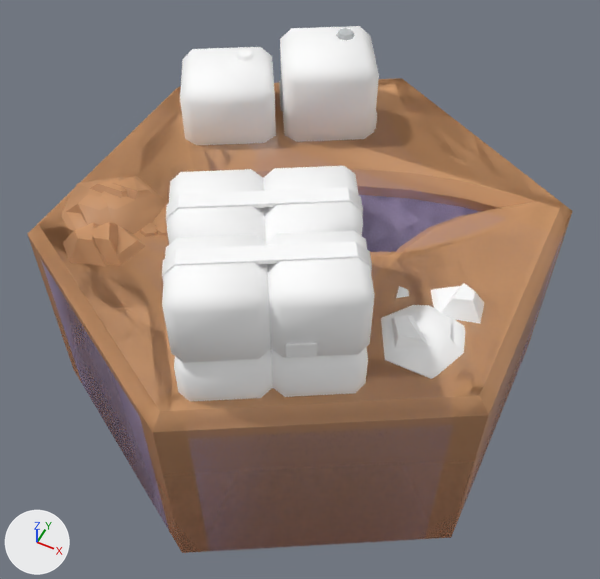
What one commit did to the FBX model Assets/Resources/Blender/hex/hex.fbx_CrystalTerra.fbx.
Rendered twice from a 50 mm camera at (1.13, -2.3, 3.39) aimed at (0.04, -0.11, 0.65). The axes (+X, +Y, +Z) are drawn at lower left. The lights are the same throughout. The older version comes first. Where no turn or scale is listed for an object, it has been applied to the vertices. Vertices at exactly the same position are counted once.

Script lines for the objects in view, before the commit:
```python
ob_alta_halfcrystalterra = bpy.data.objects.new('altA_halfCrystalTerra', me_hex_river_f_004)
ob_alta_halfcrystalterra.location = (0.0, 0.0, 0.0)
ob_alta_morecrystalterra = bpy.data.objects.new('altA_moreCrystalTerra', me_hex_river_h_005)
ob_alta_morecrystalterra.location = (0.0, 0.0, 0.0)
ob_alta_moreterracrystal = bpy.data.objects.new('altA_moreTerraCrystal', me_hex_river_b_004)
ob_alta_moreterracrystal.location = (0.0, 0.0, 0.0)
ob_altb_halfcrystalterra = bpy.data.objects.new('altB_halfCrystalTerra', me_cylinder_033)
ob_altb_halfcrystalterra.location = (0.0, 0.0, 0.0)
ob_altb_morecrystalterra = bpy.data.objects.new('altB_moreCrystalTerra', me_hex_river_i_005)
ob_altb_morecrystalterra.location = (0.0, 0.0, 0.0)
ob_altb_moreterracrystal = bpy.data.objects.new('altB_moreTerraCrystal', me_hex_river_a_curvy_004)
ob_altb_moreterracrystal.location = (0.0, 0.0, 0.0)
ob_altc_halfcrystalterra = bpy.data.objects.new('altC_halfCrystalTerra', me_hex_river_d_004)
ob_altc_halfcrystalterra.location = (0.0, 0.0, 0.0)
ob_halfcrystalterra = bpy.data.objects.new('halfCrystalTerra', me_hex_river_g_004)
ob_halfcrystalterra.location = (0.0, 0.0, 0.0)
ob_moreterracrystal = bpy.data.objects.new('moreTerraCrystal', me_hex_river_c_004)
ob_moreterracrystal.location = (0.0, 0.0, 0.0)
# also in view: 'moreCrystalTerra' at (0.0, 0.0, 0.5)
```
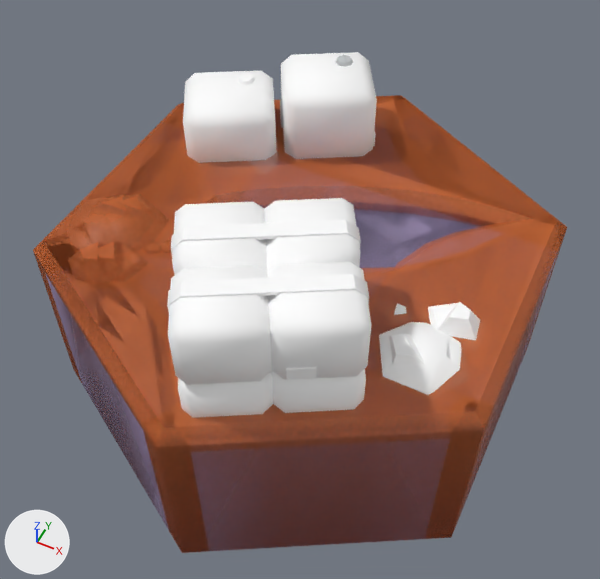
What differs and where, as boxes (x1, y1, x2, y2) in the pictures (600 x 579 px):
'moreTerraCrystal', surface changed, rescaled: before (28, 82, 573, 432); after (33, 95, 567, 447)
'halfCrystalTerra', surface changed, rescaled: before (36, 26, 562, 455); after (45, 52, 557, 475)
'altB_moreTerraCrystal', surface changed, rescaled: before (36, 78, 562, 420); after (40, 96, 558, 436)
'altB_halfCrystalTerra', surface changed, rescaled: before (40, 82, 563, 449); after (47, 101, 558, 470)
'altC_halfCrystalTerra', surface changed, rescaled: before (41, 79, 562, 441); after (57, 95, 558, 452)
'altA_moreTerraCrystal', surface changed, rescaled: before (36, 79, 552, 404); after (41, 98, 555, 425)
'altB_moreCrystalTerra', surface changed, rescaled: before (33, 86, 559, 453); after (42, 104, 554, 469)
'altA_halfCrystalTerra', surface changed, rescaled: before (34, 79, 567, 461); after (42, 95, 562, 472)
'altA_moreCrystalTerra', surface changed, rescaled: before (34, 79, 538, 464); after (39, 98, 554, 474)
'moreCrystalTerra', surface changed, rescaled: before (35, 78, 566, 465); after (41, 95, 561, 473)

Patch to the scene script:
```diff
--- a/Assets/Resources/Blender/hex/hex.fbx_CrystalTerra.fbx.py
+++ b/Assets/Resources/Blender/hex/hex.fbx_CrystalTerra.fbx.py
@@ img_hexagons_medieval_png @@
-img_hexagons_medieval_png = load_image('hexagons_medieval.png', '../hexagons_medieval.png', 1024, 1024, 'Non-Color')
+img_hexagons_medieval_png = load_image('hexagons_medieval.png', '../hexagons_medieval.png', 1024, 1024, 'sRGB')
@@ mat_hexagons_texture @@
 n3 = _N.new('ShaderNodeTexImage'); n3.name = 'Image Texture.001'
-n3.image = img_hexagons_medieval_png
+n3.image = img_hexagons_medieval_png_001
 _L.new(n2.outputs[0], n0.inputs[0])  # 'Color' to 'Base Color'
@@ me_cylinder_033 @@
-me_cylinder_033.from_pydata(...)  # 196 vertices, 256 faces; spans x -1.0..1.0, y -1.15..1.15, z 0.0..1.09
+me_cylinder_033.from_pydata(...)  # 196 vertices, 256 faces; spans x -1.0..1.0, y -1.15..1.15, z 0.0..0.98
+# me_cylinder_033 part 2: the whole mesh is scaled about the mesh origin by (1, 1, 0.9)
 me_cylinder_033.materials.append(mat_hexagons_texture)
@@ me_hex_river_b_004 @@
-me_hex_river_b_004.from_pydata(...)  # 95 vertices, 116 faces; spans x -1.0..1.0, y -1.15..1.15, z 0.0..1.0
+me_hex_river_b_004.from_pydata(...)  # 95 vertices, 116 faces; spans x -1.0..1.0, y -1.15..1.15, z 0.0..0.9
+# me_hex_river_b_004 part 5: the whole mesh is scaled about the mesh origin by (1, 1, 0.9)
 me_hex_river_b_004.materials.append(mat_hexagons_texture)
@@ me_hex_river_j_004 @@
-me_hex_river_j_004.from_pydata(...)  # 119 vertices, 144 faces; spans x -1.0..1.0, y -1.15..1.15, z 0.0..1.0
+me_hex_river_j_004.from_pydata(...)  # 119 vertices, 144 faces; spans x -1.0..1.0, y -1.15..1.15, z 0.0..0.9
+# me_hex_river_j_004 part 8: the whole mesh is scaled about the mesh origin by (1, 1, 0.9)
 me_hex_river_j_004.materials.append(mat_hexagons_texture)
@@ me_hex_river_a_curvy_004 @@
-me_hex_river_a_curvy_004.from_pydata(...)  # 157 vertices, 194 faces; spans x -1.0..1.0, y -1.15..1.15, z 0.0..1.07
+me_hex_river_a_curvy_004.from_pydata(...)  # 157 vertices, 194 faces; spans x -1.0..1.0, y -1.15..1.15, z 0.0..0.97
+# me_hex_river_a_curvy_004 part 3: the whole mesh is scaled about the mesh origin by (1, 1, 0.9)
 me_hex_river_a_curvy_004.materials.append(mat_hexagons_texture)
@@ me_hex_river_c_004 @@
-me_hex_river_c_004.from_pydata(...)  # 372 vertices, 398 faces; spans x -1.0..1.0, y -1.15..1.15, z 0.0..1.51
+me_hex_river_c_004.from_pydata(...)  # 372 vertices, 398 faces; spans x -1.0..1.0, y -1.15..1.15, z 0.0..1.36
+# me_hex_river_c_004 part 6: the whole mesh is scaled about the mesh origin by (1, 1, 0.9)
 me_hex_river_c_004.materials.append(mat_hexagons_texture)
@@ me_hex_river_h_005 @@
-me_hex_river_h_005.from_pydata(...)  # 139 vertices, 169 faces; spans x -1.0..1.0, y -1.15..1.15, z 0.0..1.0
+me_hex_river_h_005.from_pydata(...)  # 139 vertices, 169 faces; spans x -1.0..1.0, y -1.15..1.15, z 0.0..0.9
+# me_hex_river_h_005 part 9: the whole mesh is scaled about the mesh origin by (1, 1, 0.9)
 me_hex_river_h_005.materials.append(mat_hexagons_texture)
@@ me_hex_river_d_004 @@
-me_hex_river_d_004.from_pydata(...)  # 118 vertices, 136 faces; spans x -1.0..1.0, y -1.15..1.15, z 0.0..1.28
+me_hex_river_d_004.from_pydata(...)  # 118 vertices, 136 faces; spans x -1.0..1.0, y -1.15..1.15, z 0.0..1.16
+# me_hex_river_d_004 part 10: the whole mesh is scaled about the mesh origin by (1, 1, 0.9)
 me_hex_river_d_004.materials.append(mat_hexagons_texture)
@@ me_hex_river_f_004 @@
-me_hex_river_f_004.from_pydata(...)  # 96 vertices, 118 faces; spans x -1.0..1.0, y -1.15..1.15, z 0.0..1.0
+me_hex_river_f_004.from_pydata(...)  # 96 vertices, 118 faces; spans x -1.0..1.0, y -1.15..1.15, z 0.0..0.9
+# me_hex_river_f_004 part 4: the whole mesh is scaled about the mesh origin by (1, 1, 0.9)
 me_hex_river_f_004.materials.append(mat_hexagons_texture)
@@ me_hex_river_g_004 @@
-me_hex_river_g_004.from_pydata(...)  # 253 vertices, 264 faces; spans x -1.0..1.0, y -1.15..1.15, z 0.0..1.38
+me_hex_river_g_004.from_pydata(...)  # 253 vertices, 264 faces; spans x -1.0..1.0, y -1.15..1.15, z 0.0..1.24
+# me_hex_river_g_004 part 1: the whole mesh is scaled about the mesh origin by (1, 1, 0.9)
 me_hex_river_g_004.materials.append(mat_hexagons_texture)
@@ me_hex_river_i_005 @@
-me_hex_river_i_005.from_pydata(...)  # 139 vertices, 165 faces; spans x -1.0..1.0, y -1.15..1.15, z 0.0..1.0
+me_hex_river_i_005.from_pydata(...)  # 139 vertices, 165 faces; spans x -1.0..1.0, y -1.15..1.15, z 0.0..0.9
+# me_hex_river_i_005 part 7: the whole mesh is scaled about the mesh origin by (1, 1, 0.9)
 me_hex_river_i_005.materials.append(mat_hexagons_texture)
```
